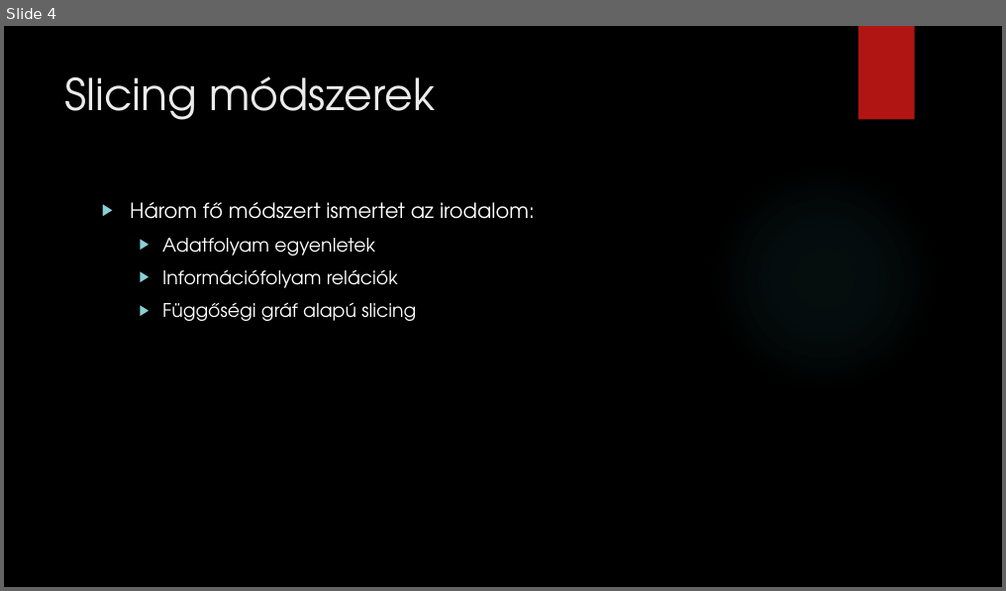
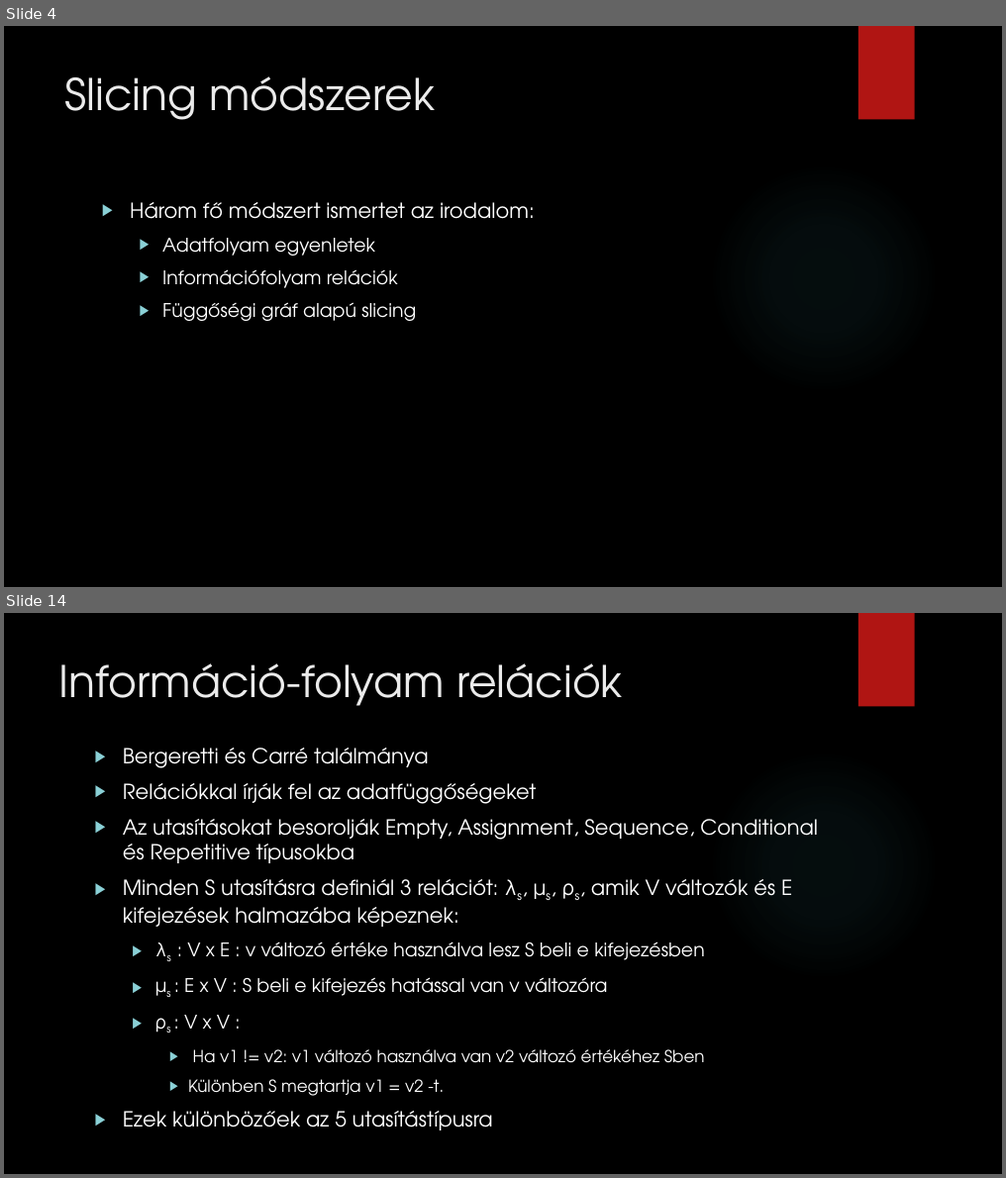
Before and after one commit to dwat3r/slicer, a slide deck: doc/Presentation.pptx. Shown one above the other, each under a label of ours: slide 4 before the commit, slides 4 and 14 after it; the slides between them are not shown. The pictures are 1006x591 and 1006x1178 pixels, drawn with LibreOffice and Linux fonts; fonts in the diff are those of the drawing; background and template pictures are left out. Boxes give left, top, right and bottom in pixels: in the first picture for what was removed or moved away, otherwise in the second. Text is boxed around its words. In the diff, an @@ line names an element or a change of style, - is before the commit and + after.

```diff
--- a/doc/Presentation.pptx
+++ b/doc/Presentation.pptx
@@ slide 14 added at (4,613,1002,1174), background picture (left out); not listed: 2 template elements that a slide beside it also shows @@
@@ title added at (59,663,623,706), 42 pt, text #EBEBEB @@
+Információ-folyam relációk
@@ text added at (123,748,818,1131), 20 pt, text #FFFFFF @@
+▶ Bergeretti és Carré találmánya
+▶ Relációkkal írják fel az adatfüggőségeket
+▶ Az utasításokat besorolják Empty, Assignment, Sequence, Conditional és Repetitive típusokba
+▶ Minden S utasításra definiál 3 relációt: λs, μs, ρs, amik V változók és E kifejezések halmazába képeznek:
+  ▶ λs : V x E : v változó értéke használva lesz S beli e kifejezésben
+  ▶ μs : E x V : S beli e kifejezés hatással van v változóra
+  ▶ ρs : V x V :
+    ▶ Ha v1 != v2: v1 változó használva van v2 változó értékéhez Sben
+    ▶ Különben S megtartja v1 = v2 -t.
+▶ Ezek különbözőek az 5 utasítástípusra
```
Also in this commit, not shown: 2 slides changed, 26 other slides added, 1 slide removed, 15 other files.
